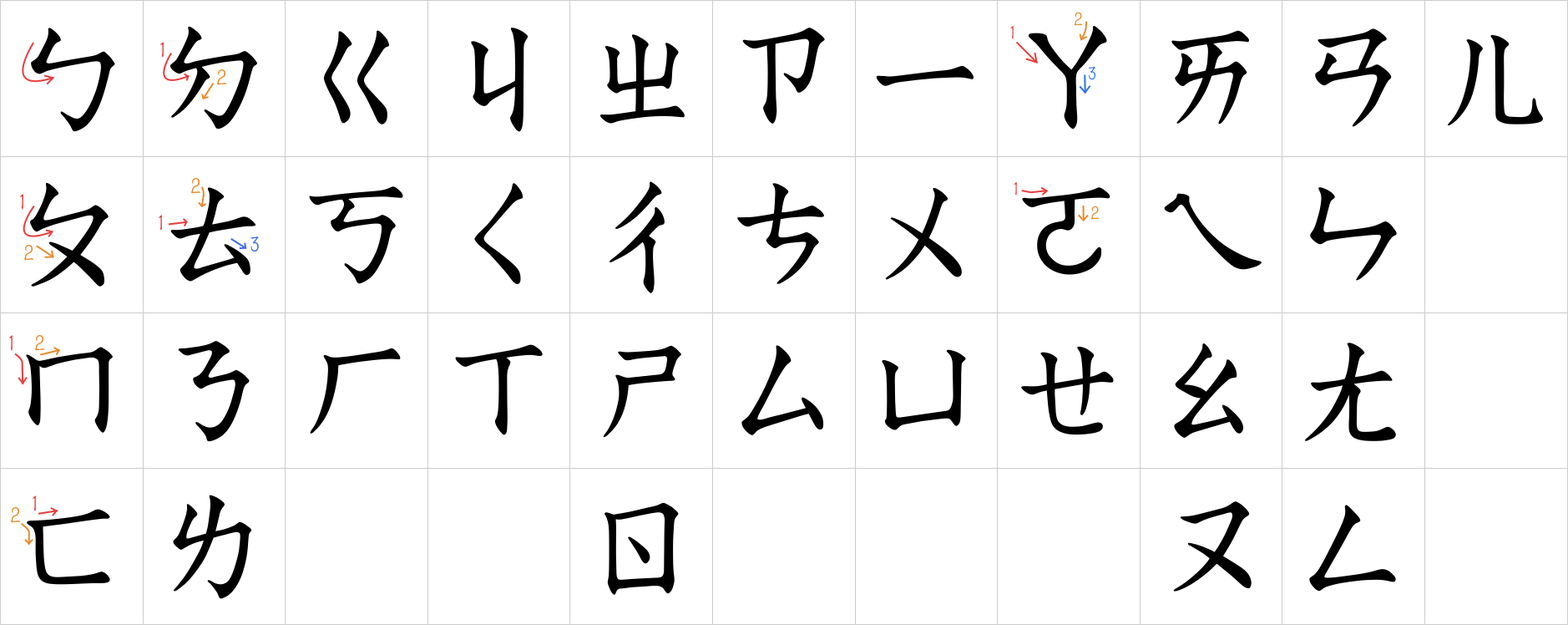
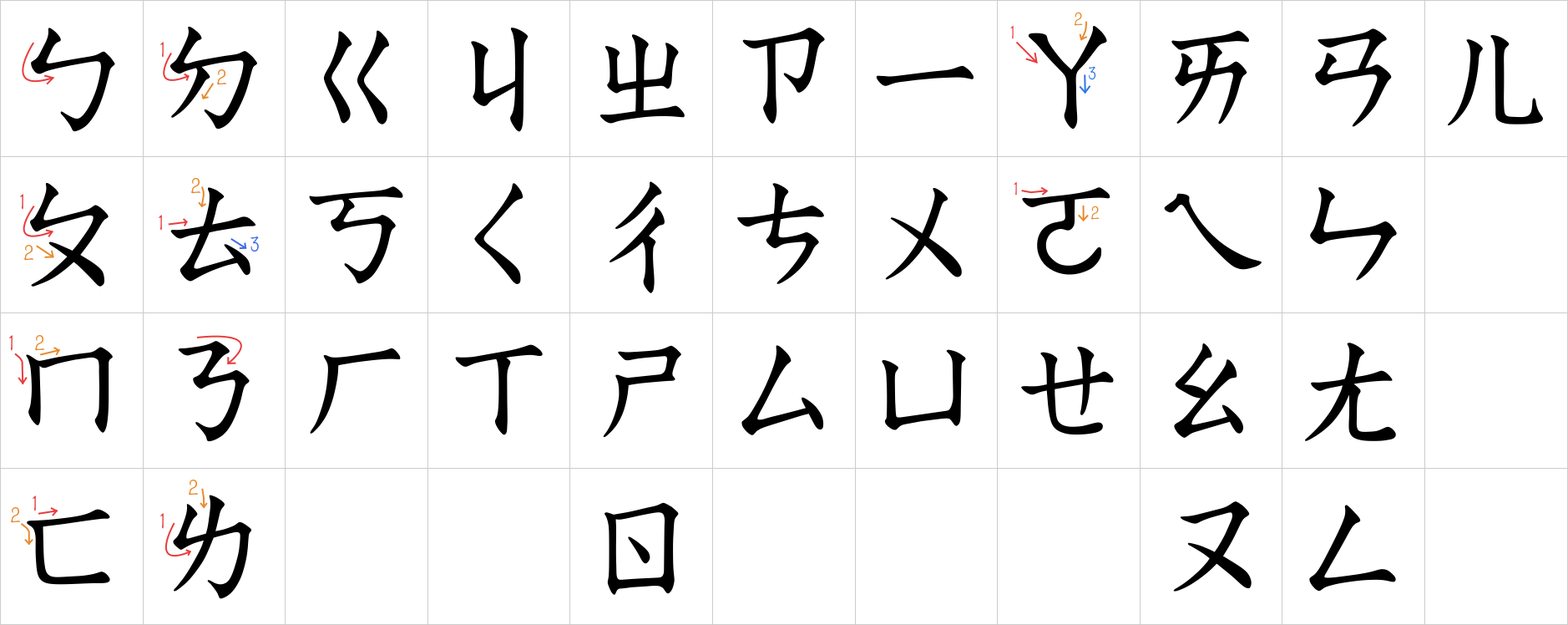
Before/after of a 1568 x 625 layered artwork. What changed in the layer stack:
added layer "l1" above "l2" over [left=160, top=512, right=164, bottom=529]
added layer "l2" above "筆畫" over [left=188, top=479, right=199, bottom=496]
painted on "筆畫" over [left=164, top=334, right=243, bottom=557]
